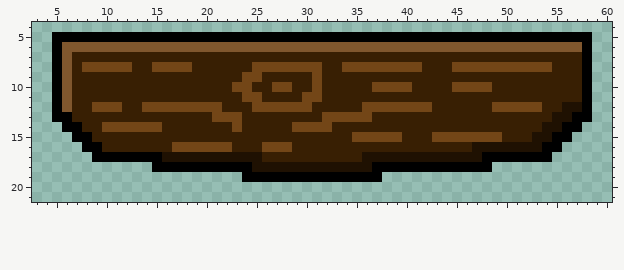
Pixel-art sprite -- StickmanRun/Assets/Sprites/Floors/LogPlatform.png. The picture above was drawn from the file before the commit.
The file is 64x32 pixels. Shown: x 3..60, y 4..21.
New version:
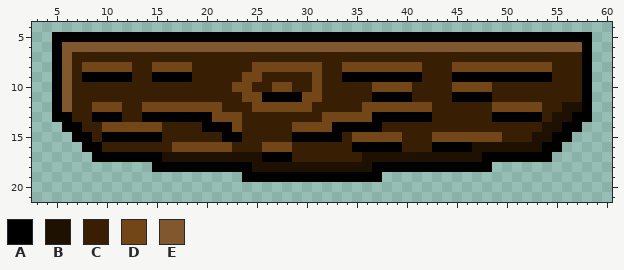
Palette (. is transparent): A #000000  B #1f1102  C #381f03  D #734617  E #80572e
Commit: added log double platform, added new sprite to according platforms
Change:
Colour C becomes colour A in row 9 at x 8 to 12, 15 to 18, 34 to 41 and 45 to 54; in row 11 at x 26 to 29, 37 to 40 and 45 to 48; in row 13 at x 9 to 11, 14 to 20, 37 to 42 and 49 to 53; in row 14 at x 20 to 22 and 33 to 37; in row 15 at x 10 to 15, 22 to 23 and 29 to 33; in row 16 at x 35 to 39 and 43 to 46.
Colour C becomes colour A in row 17 at x 26 to 28.
Changed places in both pictures, as pixel boxes (x1, y1, x2, y2):
changed: (82, 72, 552, 162)
